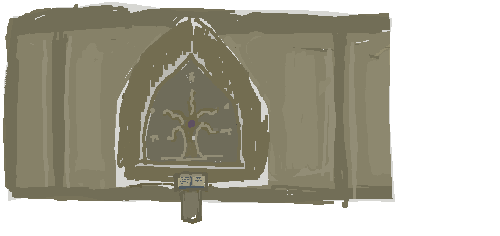
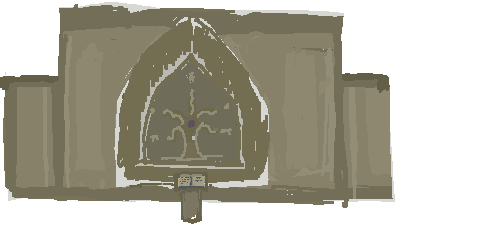
Before/after of a 500×236 layered artwork. What changed in the layer stack:
renamed "Layer 10" to "Layer 12", painted on it over (0, 7, 392, 124)
showed "Layer 11", moved it below "Layer 12", painted on it over (3, 7, 392, 124)
